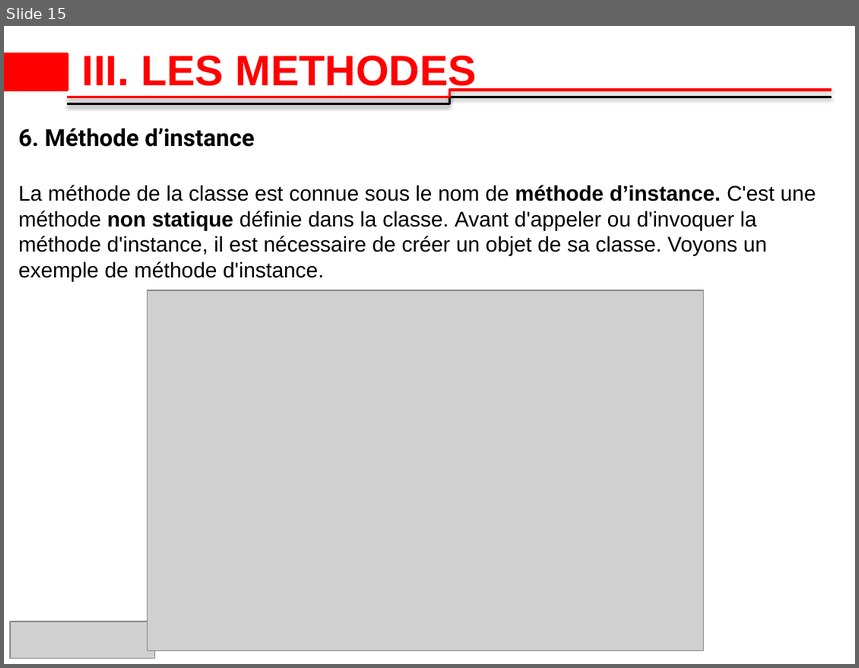
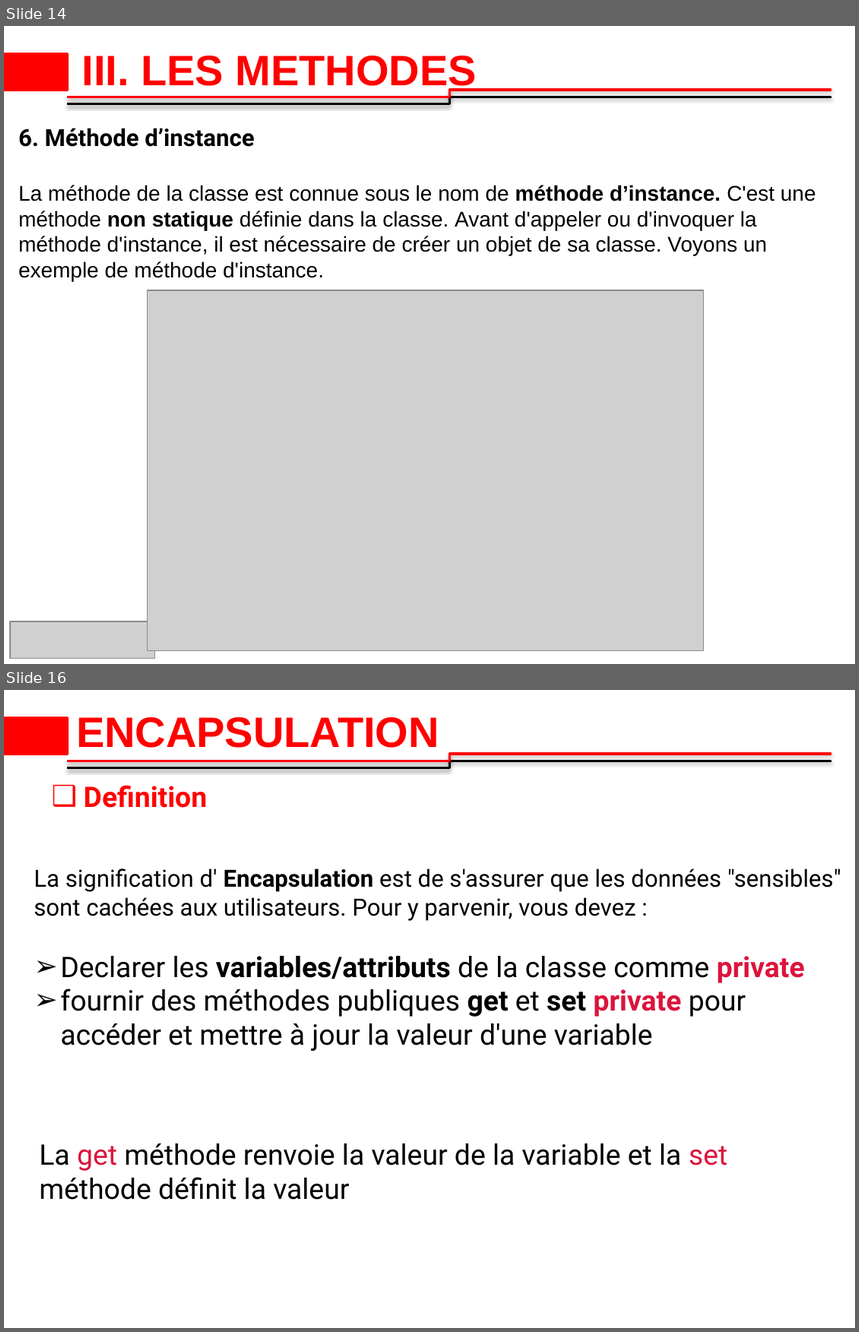
Before and after one commit to 2losky/Poo_Java, a slide deck: java-oop latest.pptx. Shown one above the other, each under a label of ours: slide 15 before the commit, slides 14 and 16 after it; the slides between them are not shown. The pictures are 859x668 and 859x1332 pixels, drawn with LibreOffice and Linux fonts; fonts in the diff are those of the drawing; grey boxes stand for pictures; background and template pictures are left out. Boxes give left, top, right and bottom in pixels: in the first picture for what was removed or moved away, otherwise in the second. Text is boxed around its words. In the diff, an @@ line names an element or a change of style, - is before the commit and + after.

```diff
--- a/java-oop latest.pptx
+++ b/java-oop latest.pptx
@@ slide 16 added at [4, 690, 855, 1328], background #FFFFFF; not listed: 3 template elements that a slide beside it also shows @@
@@ title added at [76, 717, 439, 748], 36 pt, text #FF0000, bold @@
+ENCAPSULATION
@@ text added at [84, 785, 207, 808], 24 pt, text #FF0000, bold @@
+❑ Definition
@@ text added at [34, 869, 842, 1051], 24 pt, text #000000 @@
+La signification d' Encapsulation est de s'assurer que les données "sensibles" sont cachées aux utilisateurs. Pour y parvenir, vous devez :
+➢ Declarer les variables/attributs de la classe comme private
+➢ fournir des méthodes publiques get et set private pour accéder et mettre à jour la valeur d'une variable
@@ text added at [39, 1144, 728, 1200], 24 pt, text #000000 @@
+La get méthode renvoie la valeur de la variable et la set méthode définit la valeur
@@ what was slide 15 is now slide 14 @@
```
Also in this commit, not shown: 3 slides changed, 7 other slides added, 4 slides removed.
